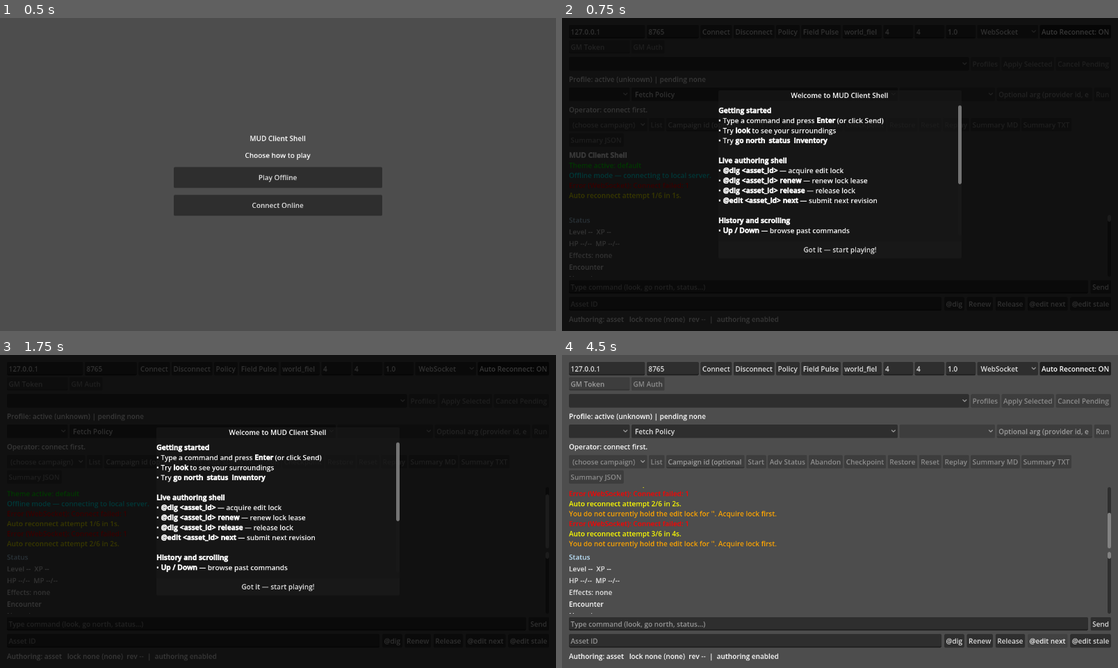
Above: before the commit, frames 1-4 (two rows, left to right).
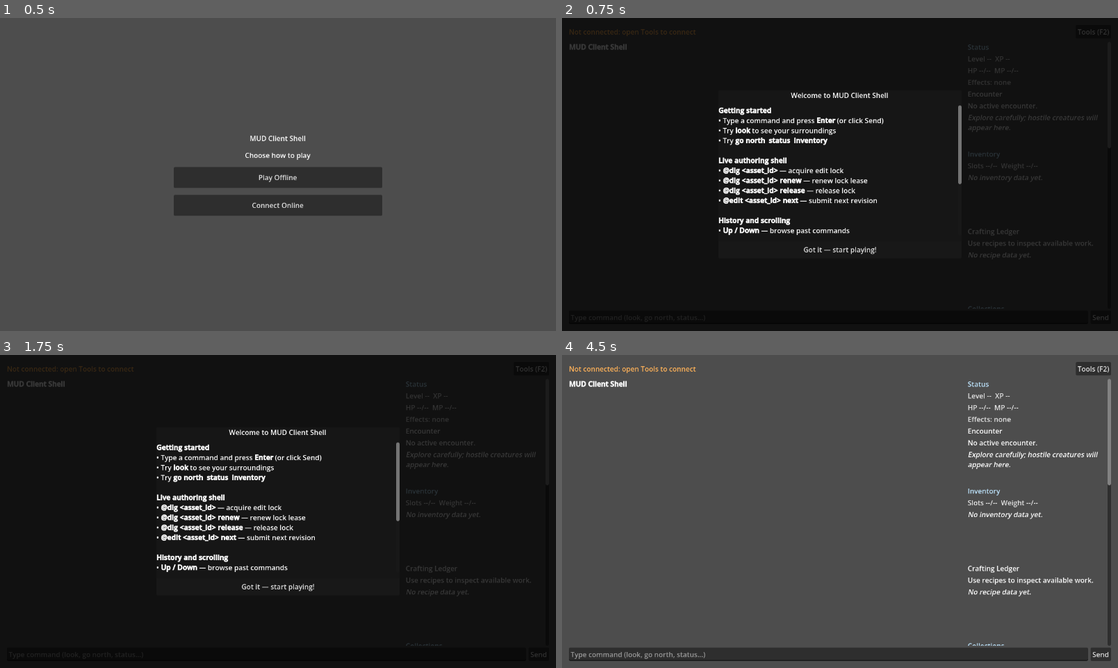
Above: after the commit, the same moments.

Repository: jbax-and-his-ai-pals/008-mud
Game: Godot game, scene res://scenes/launcher.tscn
The game is run twice, just before and just after one commit, with the same random seed, the same clock (stepped at 60 frames per second) and the same inputs.
Inputs (mouse positions are in pixels of both pictures, inside the frame that each line leads up to):
- Up to frame 1 (0.5 s): no input
- Up to frame 2 (0.75 s): click "Play Offline" at 0.5 s
- Up to frame 3 (1.75 s): click (533, 367) at 1.25 s, where only the run after the commit has a clickable "Tools (F2)"
- Up to frame 4 (4.5 s): click (823, 367) at 2 s, where only the run before the commit has a clickable "Field Pulse"; click "Got it — start playing!" at 2.75 s; click (1045, 639) at 3.5 s, where only the run before the commit has a clickable "@edit next"; click (1045, 639) at 4.25 s, where only the run before the commit has a clickable "@edit next"

Frame 1 is identical in both runs. In frame 2, 1.9% of the frame differs, in the area x 1-99%, y 3-98%; in frame 3, 1.9%; in frame 4, 25%, in the area x 1-99%, y 2-98%.

Commit message:
Render the server's colours and links, and give the client a player view
The server marks up its text ([[CYAN]], [[/]], [[CMD:look x]]...[[/CMD]]); the
Godot client had no code for it, so the log showed the raw tokens. A new
server_markup.gd turns them into BBCode (colours, and clickable cmd: links the
client already handles), wrapping each run of text on its own so tags can never
cross, and escaping the server's literal square brackets.

The main view is now what a player sees: the game log, a side column of their
own state (status, combat, inventory, crafting, collections, quests,
surroundings) and the command line, with a slim bar showing whether they are
connected. Everything else moves to a Tools view behind one button (F2): the
connection, profile, operator, adventure and authoring rows, the server
diagnostics panels, and a diagnostics log that now takes the client and server
chatter (lock state, profile lists, payload echoes) so the game log is only the
game.

Checked by running the real client scene against ff4_slice and zelda_slice
servers, creating a character through the dialog, talking to the king, and
looking at screenshots of both views.

Co-Authored-By: Claude Sonnet 5.5 <noreply@anthropic.com>

Diff:
--- /dev/null
+++ b/client/scripts/text/server_markup.gd
@@ -0,0 +1,71 @@
+# scripts/text/server_markup.gd
+#
+# The server writes colour and click markup into its text (`engine/config/config_display.py`,
+# `engine/utils/text_formatter.py`): `[[CYAN]]` sets the colour, `[[/]]` goes back to the default,
+# and `[[CMD:look King Aldous]]...[[/CMD]]` makes the words in between a clickable command. The
+# pygame client interpreted it; this turns it into the BBCode a RichTextLabel understands.
+#
+# Each run of plain text is wrapped on its own (`[url][color]text[/color][/url]`), so a colour
+# reset inside a link, or a link closing inside a colour, can never produce crossed tags. Plain
+# `[` in the text is escaped, because the server's own text has square brackets in it
+# ("[friendly]", "[VARENHOLT - THRONE ROOM]") and RichTextLabel would read them as tags.
+#
+# Reached through `preload`, not a `class_name`, so it needs no editor class scan.
+extends RefCounted
+
+# Server rgb values, brightened where pure blue or red is unreadable on a dark background.
+const COLORS := {
+	"PURPLE": "#d070ff",
+	"RED": "#ff6060",
+	"ORANGE": "#ffa540",
+	"YELLOW": "#ffe45c",
+	"GREEN": "#6cff6c",
+	"BLUE": "#6f9bff",
+	"DARK_BLUE": "#5577dd",
+	"GRAY": "#c0c0c0",
+	"BEIGE": "#f5deb3",
+	"STEEL_BLUE": "#add8e6",
+	"CYAN": "#5ce6e6",
+	"WHITE": "#ffffff",
+}
+
+static var _token_pattern: RegEx
+
+
+static func to_bbcode(text: String) -> String:
+	if text.find("[") == -1:
+		return text
+	if _token_pattern == null:
+		_token_pattern = RegEx.new()
+		_token_pattern.compile("\\[\\[(/CMD|/|CMD:[^\\]]*|[A-Z_]+)\\]\\]")
+	var out := ""
+	var color := ""
+	var command := ""
+	var position := 0
+	for found in _token_pattern.search_all(text):
+		out += _wrap(text.substr(position, found.get_start() - position), color, command)
+		position = found.get_end()
+		var token: String = found.get_string(1)
+		if token == "/":
+			color = ""
+		elif token == "/CMD":
+			command = ""
+		elif token.begins_with("CMD:"):
+			command = token.substr(4)
+		elif COLORS.has(token):
+			color = COLORS[token]
+		else:
+			out += _wrap(found.get_string(), color, command)   # not a token we know: show it as written
+	out += _wrap(text.substr(position), color, command)
+	return out
+
+
+static func _wrap(segment: String, color: String, command: String) -> String:
+	if segment == "":
+		return ""
+	var wrapped := segment.replace("[", "[lb]")
+	if color != "":
+		wrapped = "[color=%s]%s[/color]" % [color, wrapped]
+	if command != "":
+		wrapped = "[url=cmd:%s]%s[/url]" % [command.replace("]", ""), wrapped]
+	return wrapped
--- a/client/scripts/ui/main/network_lifecycle.gd
+++ b/client/scripts/ui/main/network_lifecycle.gd
@@ -57,7 +57,7 @@
 	var envelope: Dictionary = main.parser.build_command_envelope(cmd, main._client_capabilities.duplicate(true), main._session_id)
 	main._network_telemetry["lines_sent"] = int(main._network_telemetry.get("lines_sent", 0)) + 1
 	_active_client_send_line(JSON.stringify(envelope))
-	main._append_log("[b]> %s[/b]" % cmd)
+	main._append_game("[b]> %s[/b]" % cmd)
 	_refresh_network_labels()
 
 func _on_command_submitted(_text: String) -> void:
@@ -147,7 +147,7 @@
 	var shown: String = display_cmd
 	if shown == "":
 		shown = cmd
-	main._append_log("[b]> %s[/b]" % shown)
+	main._append_game("[b]> %s[/b]" % shown)
 
 func _warn_if_command_conflicts_with_policy(cmd: String) -> void:
 	var normalized: String = cmd.strip_edges().to_lower()
--- a/client/scripts/ui/main_controller.gd
+++ b/client/scripts/ui/main_controller.gd
@@ -160,6 +160,8 @@
 var _finite_adventure_catalog_requested: bool = false
 var _latest_quests_payload: Dictionary = {}
 var _game_contract: Dictionary = {}
+
+const SERVER_MARKUP = preload("res://scripts/text/server_markup.gd")
 
 @onready var host_input: LineEdit = $VBox/ConnectionRow/HostInput
 @onready var port_input: LineEdit = $VBox/ConnectionRow/PortInput
@@ -299,30 +301,136 @@
 var accessibility: AccessibilityController
 var game_state_payloads: GameStatePayloadsController
 
-## The side-panel stack (status, inventory, quests, surroundings...) is tall once a character
-## exists. Directly in the root VBox it forced the whole layout taller than the window, which
-## pushed the log and the command line off the screen and made the client look hung. Inside a
-## scroll container it takes the space the log leaves it and scrolls. The nodes keep their
-## names; the @onready references above are object references, resolved before this runs.
-func _wrap_side_panels_in_scroll() -> void:
+## Two views. The game view is what a player sees: the log, a side column of their own state
+## (status, combat, inventory, crafting, collections, quests, surroundings) and the command line.
+## Everything about the connection, profiles, operator actions, authoring, adventure runs and
+## server diagnostics is tooling; it moves to a Tools view behind one button (F2), so the game
+## screen is not a control panel. The nodes keep their names and the @onready references above
+## are object references resolved before this runs, so nothing that uses them notices the move.
+const TOOLS_PANEL_PREFIXES := ["WorldState", "Network", "ServerPolicy", "StartupDiagnostics", "Adventure", "Asset"]
+const SIDE_PANEL_WIDTH := 330
+
+var _game_view: Control
+var _tools_view: Control
+var _tools_toggle: Button
+var _connection_badge: Label
+var _debug_log: RichTextLabel
+
+
+func _arrange_views() -> void:
+	var root_box: Control = get_node_or_null("VBox")
 	var panels: Control = get_node_or_null("VBox/AssetPreview")
-	if panels == null or panels.get_parent() is ScrollContainer:
+	if root_box == null or panels == null or panels.get_parent() is ScrollContainer:
 		return
-	var vbox: Node = panels.get_parent()
-	var index: int = panels.get_index()
-	var scroll := ScrollContainer.new()
-	scroll.name = "AssetScroll"
-	scroll.horizontal_scroll_mode = ScrollContainer.SCROLL_MODE_DISABLED
-	scroll.size_flags_vertical = Control.SIZE_EXPAND_FILL
-	scroll.custom_minimum_size = Vector2(0, 120)
-	vbox.add_child(scroll)
-	vbox.move_child(scroll, index)
-	panels.reparent(scroll, false)
+
+	# --- game view: log beside the player's own panels, command line underneath
+	var game := VBoxContainer.new()
+	game.name = "GameView"
+	game.size_flags_vertical = Control.SIZE_EXPAND_FILL
+	var body := HBoxContainer.new()
+	body.name = "GameBody"
+	body.size_flags_vertical = Control.SIZE_EXPAND_FILL
+	body.add_theme_constant_override("separation", 10)
+	game.add_child(body)
+	var side := ScrollContainer.new()
+	side.name = "SidePanels"
+	side.horizontal_scroll_mode = ScrollContainer.SCROLL_MODE_DISABLED
+	side.custom_minimum_size = Vector2(SIDE_PANEL_WIDTH, 0)
+
+	# --- tools view: everything that is not the game
+	var tools_scroll := ScrollContainer.new()
+	tools_scroll.name = "ToolsView"
+	tools_scroll.size_flags_vertical = Control.SIZE_EXPAND_FILL
+	tools_scroll.horizontal_scroll_mode = ScrollContainer.SCROLL_MODE_DISABLED
+	tools_scroll.visible = false
+	var tools := VBoxContainer.new()
+	tools.name = "Tools"
+	tools.size_flags_horizontal = Control.SIZE_EXPAND_FILL
+	tools_scroll.add_child(tools)
+
+	for row_name in ["ConnectionRow", "ProfileRow", "ProfileStatusLabel", "OperatorRow", "OperatorStatusLabel", "AdventureRow", "AuthoringRow", "AuthoringStatus"]:
+		var row: Node = root_box.get_node_or_null(row_name)
+		if row != null:
+			row.reparent(tools, false)
+	var diagnostics_title := Label.new()
+	diagnostics_title.text = "Diagnostics"
+	tools.add_child(diagnostics_title)
+	_debug_log = RichTextLabel.new()
+	_debug_log.name = "DiagnosticsLog"
+	_debug_log.bbcode_enabled = true
+	_debug_log.scroll_following = true
+	_debug_log.selection_enabled = true
+	_debug_log.custom_minimum_size = Vector2(0, 240)
+	_debug_log.meta_clicked.connect(_on_meta_clicked)
+	tools.add_child(_debug_log)
+	for child in panels.get_children():
+		for prefix in TOOLS_PANEL_PREFIXES:
+			if str(child.name).begins_with(prefix):
+				child.reparent(tools, false)
+				break
+
+	log_view.reparent(body, false)
+	log_view.clear()   # the scene's placeholder heading is not game text
+	log_view.size_flags_horizontal = Control.SIZE_EXPAND_FILL
+	body.add_child(side)
+	panels.reparent(side, false)
 	panels.size_flags_horizontal = Control.SIZE_EXPAND_FILL
+	var mobile: Node = root_box.get_node_or_null("MobileControls")
+	if mobile != null:
+		mobile.reparent(game, false)
+	var command_row: Node = root_box.get_node_or_null("CommandRow")
+	if command_row != null:
+		command_row.reparent(game, false)
+
+	# --- a slim bar: connection state and the switch between the two views
+	var bar := HBoxContainer.new()
+	bar.name = "TopBar"
+	_connection_badge = Label.new()
+	_connection_badge.size_flags_horizontal = Control.SIZE_EXPAND_FILL
+	bar.add_child(_connection_badge)
+	_tools_toggle = Button.new()
+	_tools_toggle.text = "Tools (F2)"
+	_tools_toggle.focus_mode = Control.FOCUS_NONE
+	var key := InputEventKey.new()
+	key.keycode = KEY_F2
+	var shortcut := Shortcut.new()
+	shortcut.events = [key]
+	_tools_toggle.shortcut = shortcut
+	_tools_toggle.pressed.connect(_toggle_tools_view)
+	bar.add_child(_tools_toggle)
+
+	root_box.add_child(bar)
+	root_box.move_child(bar, 0)
+	root_box.add_child(game)
+	root_box.move_child(game, 1)
+	root_box.add_child(tools_scroll)
+	root_box.move_child(tools_scroll, 2)
+	_game_view = game
+	_tools_view = tools_scroll
+
+	for client in [tcp_client, ws_client]:
+		client.connected.connect(_refresh_connection_badge)
+		client.disconnected.connect(_refresh_connection_badge)
+	_refresh_connection_badge()
+
+
+func _toggle_tools_view() -> void:
+	var show_tools: bool = not _tools_view.visible
+	_tools_view.visible = show_tools
+	_game_view.visible = not show_tools
+	_tools_toggle.text = "Back to game (F2)" if show_tools else "Tools (F2)"
+	if not show_tools and command_input != null:
+		command_input.grab_focus()
+
+
+func _refresh_connection_badge() -> void:
+	var connected: bool = tcp_client.is_connected_to_server() or ws_client.is_connected_to_server()
+	_connection_badge.text = "Connected" if connected else "Not connected: open Tools to connect"
+	_connection_badge.add_theme_color_override("font_color", Color(0.55, 0.9, 0.55) if connected else Color(1.0, 0.7, 0.35))
 
 
 func _ready() -> void:
-	_wrap_side_panels_in_scroll()
+	_arrange_views()
 	network_lifecycle = NetworkLifecycleController.new(self)
 	operator_console = OperatorConsoleController.new(self)
 	profiles = ProfileController.new(self)
@@ -550,7 +658,7 @@
 	elif event_type == "protocol_mismatch":
 		network_lifecycle._apply_degraded_mode("Protocol mismatch with server; enabling compatibility mode.")
 	elif event_type == "text":
-		_append_log(_render_text_payload(payload))
+		_append_game(_render_text_payload(payload))
 		# Defensive fallback: if the server tells us no character exists, surface
 		# the creation dialog even if the hello trigger was missed.
 		var text_body: String = ""
@@ -561,7 +669,7 @@
 		if "No character yet" in text_body and not char_create.visible:
 			char_create.show_dialog()
 	elif event_type == "error":
-		_append_log("[color=red]%s[/color]" % str(payload))
+		_append_game("[color=red]%s[/color]" % SERVER_MARKUP.to_bbcode(str(payload)))
 	elif event_type == "goodbye":
 		crash_recovery.clear_marker()
 		_append_log("[color=yellow]Server closed session.[/color]")
@@ -622,8 +730,18 @@
 	else:
 		_append_log("[i]%s[/i] %s" % [event_type, JSON.stringify(payload)])
 
+## What the player reads: server text, errors, and the commands they typed.
+func _append_game(text: String) -> void:
+	log_view.append_text(text + "\n")
+
+
+## Client and server chatter (connection notes, lock state, profile lists, payload echoes). It
+## goes to the diagnostics log in the Tools view, so the game log is only the game.
 func _append_log(text: String) -> void:
-	log_view.append_text(text + "\n")
+	if _debug_log != null:
+		_debug_log.append_text(text + "\n")
+	else:
+		log_view.append_text(text + "\n")
 
 func _handle_server_policy_payload(payload: Variant) -> void:
 	if typeof(payload) != TYPE_DICTIONARY:
@@ -871,7 +989,7 @@
 func _render_text_payload(payload: Variant) -> String:
 	if typeof(payload) == TYPE_DICTIONARY:
 		var body: Dictionary = payload as Dictionary
-		var text: String = str(body.get("text", ""))
+		var text: String = SERVER_MARKUP.to_bbcode(str(body.get("text", "")))
 		var fx: Variant = body.get("fx", {})
 		if typeof(fx) == TYPE_DICTIONARY:
 			var fx_dict: Dictionary = fx as Dictionary
@@ -887,7 +1005,7 @@
 				var rate: float = 2.0 + (6.0 * amp)
 				return "[blight amp=%.3f rate=%.3f]%s[/blight]" % [amp, rate, text]
 		return text
-	return str(payload)
+	return SERVER_MARKUP.to_bbcode(str(payload))
 
 func _resolve_client_capabilities(command_text: String) -> Dictionary:
 	var lowered: String = command_text.strip_edges().to_lower()
